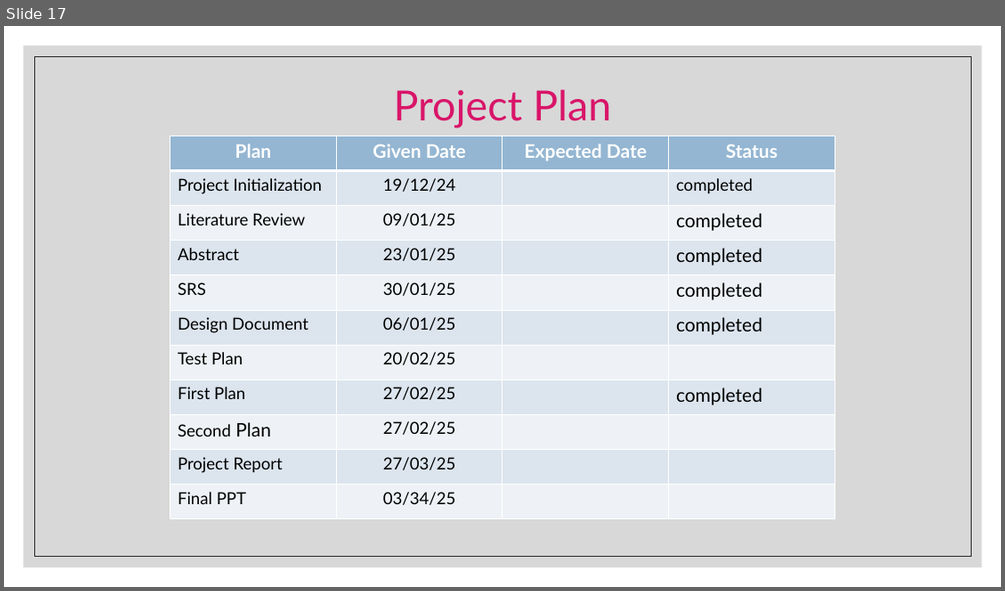
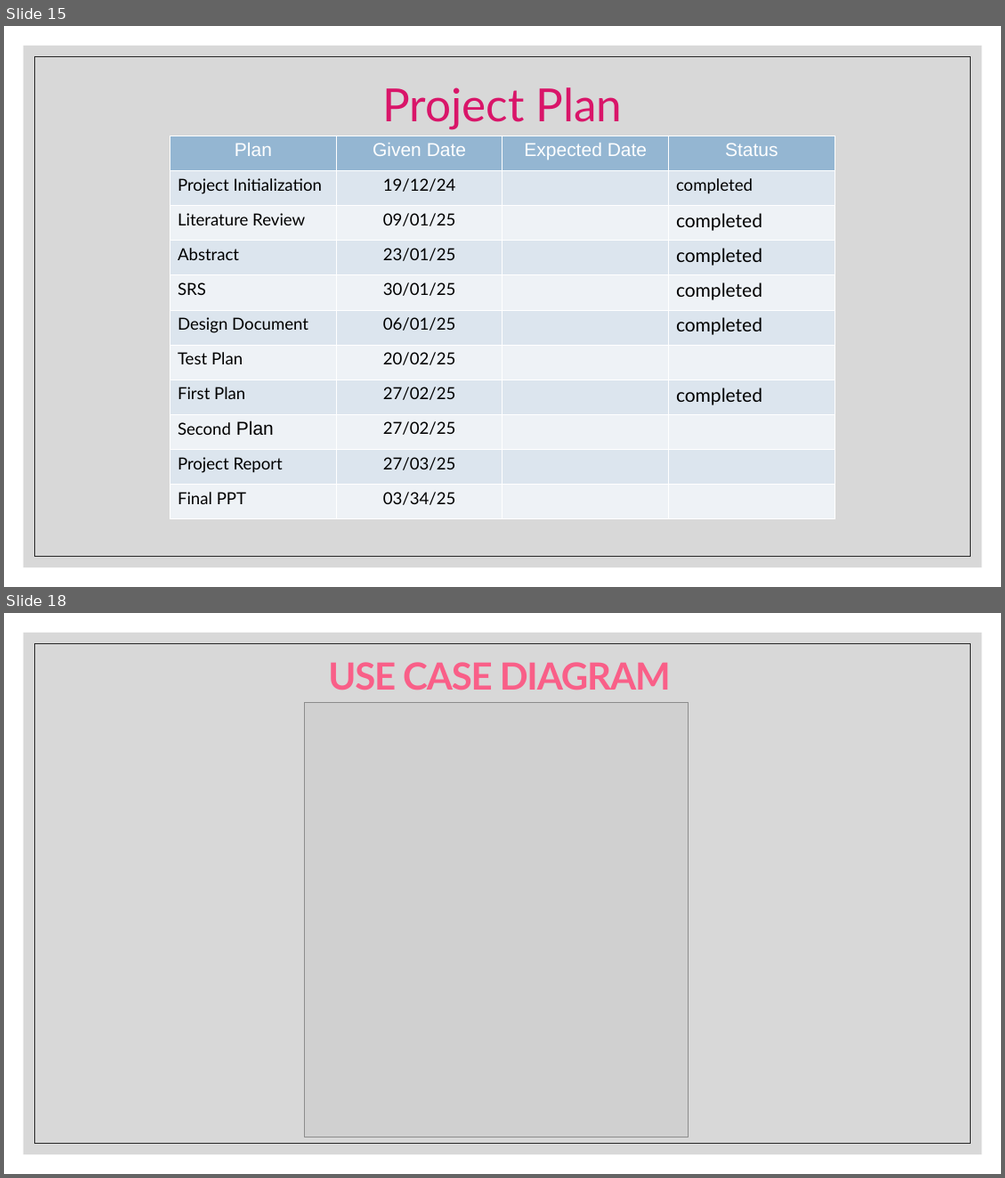
Before and after one commit to ajaykn04/SwiftBuy, a slide deck: The Future of Online Shopping.pptx. Shown one above the other, each under a label of ours: slide 17 before the commit, slides 15 and 18 after it; the slides between them are not shown. The pictures are 1005x591 and 1005x1178 pixels, drawn with LibreOffice and Linux fonts; fonts in the diff are those of the drawing; grey boxes stand for pictures. Boxes give left, top, right and bottom in pixels: in the first picture for what was removed or moved away, otherwise in the second. Text is boxed around its words. In the diff, an @@ line names an element or a change of style, - is before the commit and + after.

```diff
--- a/The Future of Online Shopping.pptx
+++ b/The Future of Online Shopping.pptx
@@ slide 18 added at [4, 613, 1001, 1174], background #FFFFFF; not listed: 2 template elements that a slide beside it also shows @@
@@ text added at [328, 662, 671, 690], 36 pt, text #F95F88, bold @@
+USE CASE DIAGRAM
@@ picture added at [305, 703, 688, 1137] @@
@@ what was slide 17 is now slide 15 @@
@@ slide 15 changed as well @@
@@ rectangle at [34, 56, 971, 556]: outline #262626 0.5 pt to #262626 0.51 pt @@
@@ title "Project Plan" at [382, 87, 623, 130]: size 40 to 44 pt @@
@@ table at [170, 136, 834, 519] @@
@@ font Lato to Arial in "Plan", "Given Date", "Expected Date", "Status" and 1 more places @@
@@ bold off in "Plan", "Given Date", "Expected Date", "Status" @@
```
Also in this commit, not shown: 14 other slides changed, 3 other slides added, 2 slides removed.
